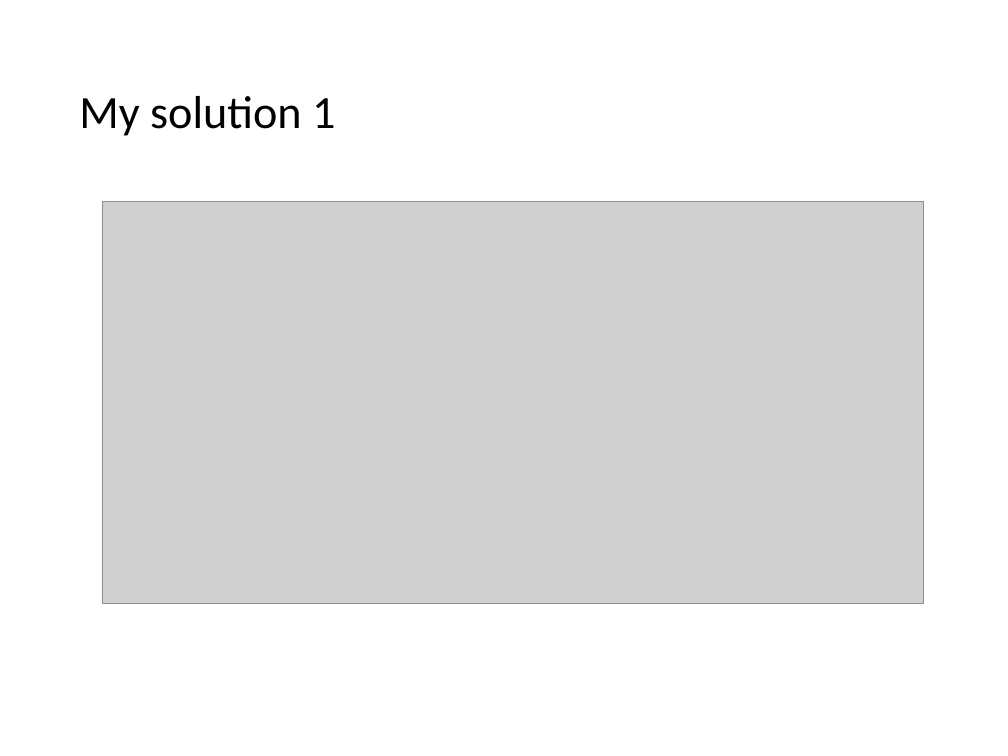
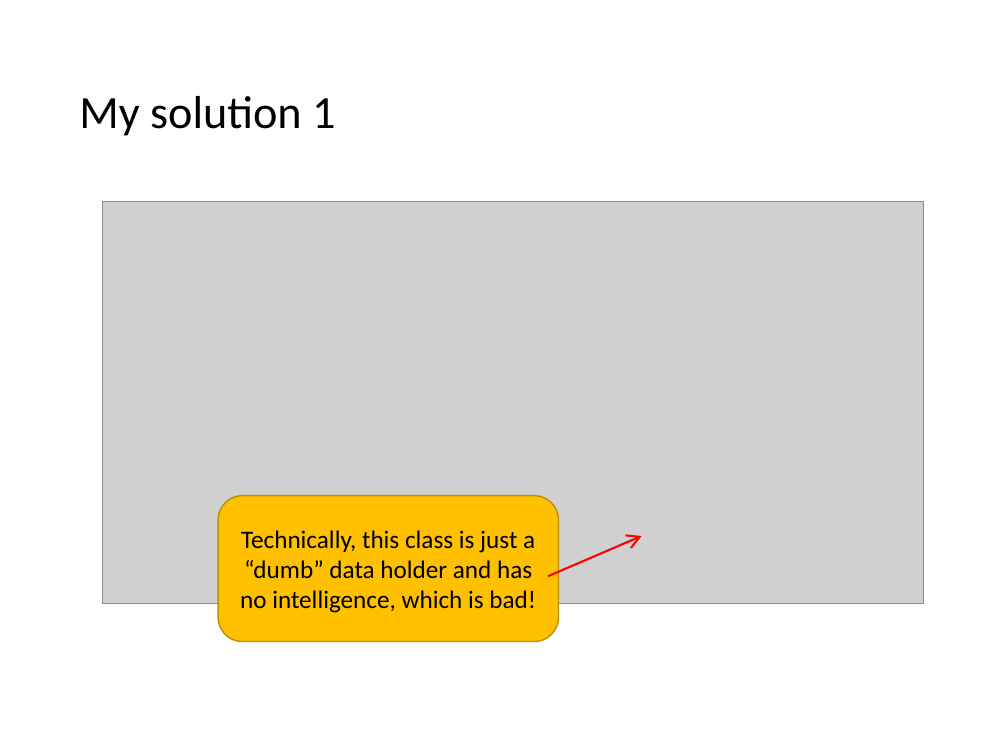
Before and after one commit to RHIT-CSSE/csse220, a slide deck: slide 30 of ClassMaterials/SETechniques/Slides/SoftwareEngineeringTechniques.pptx (slide 26 before the commit). Drawn at 1008x756 pixels with LibreOffice and Linux fonts; fonts in the diff are those of the drawing; grey boxes stand for pictures. Boxes give left, top, right and bottom in pixels: in the first picture for what was removed or moved away, otherwise in the second. Text is boxed around its words. In the diff, an @@ line names an element or a change of style, - is before the commit and + after.

```diff
--- a/ClassMaterials/SETechniques/Slides/SoftwareEngineeringTechniques.pptx
+++ b/ClassMaterials/SETechniques/Slides/SoftwareEngineeringTechniques.pptx
@@ rounded rectangle added at [218,496,558,642], fill #FFC000, outline #BD8E00 1 pt, 18 pt, text #000000 @@
+Technically, this class is just a “dumb” data holder and has no intelligence, which is bad!
@@ arrow added from (548, 577) to (641, 536), #FF0000 1.5 pt @@
```
Also in this commit, not shown: 16 other slides changed, 6 slides added, 1 other file.
